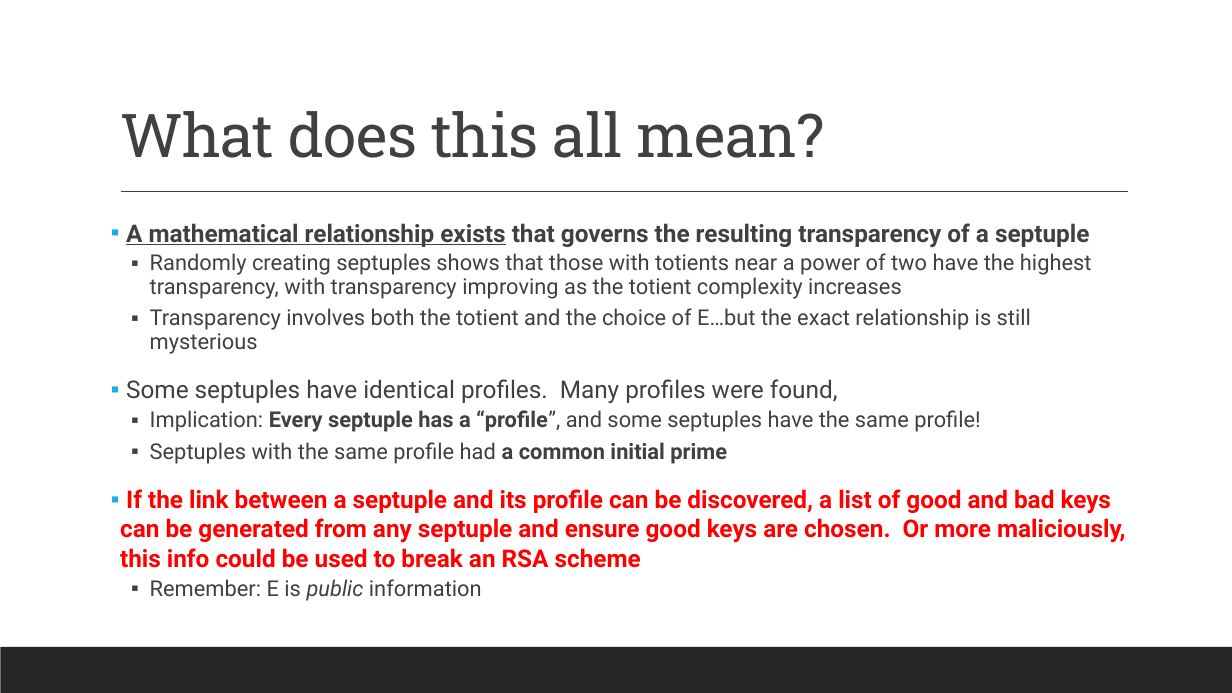
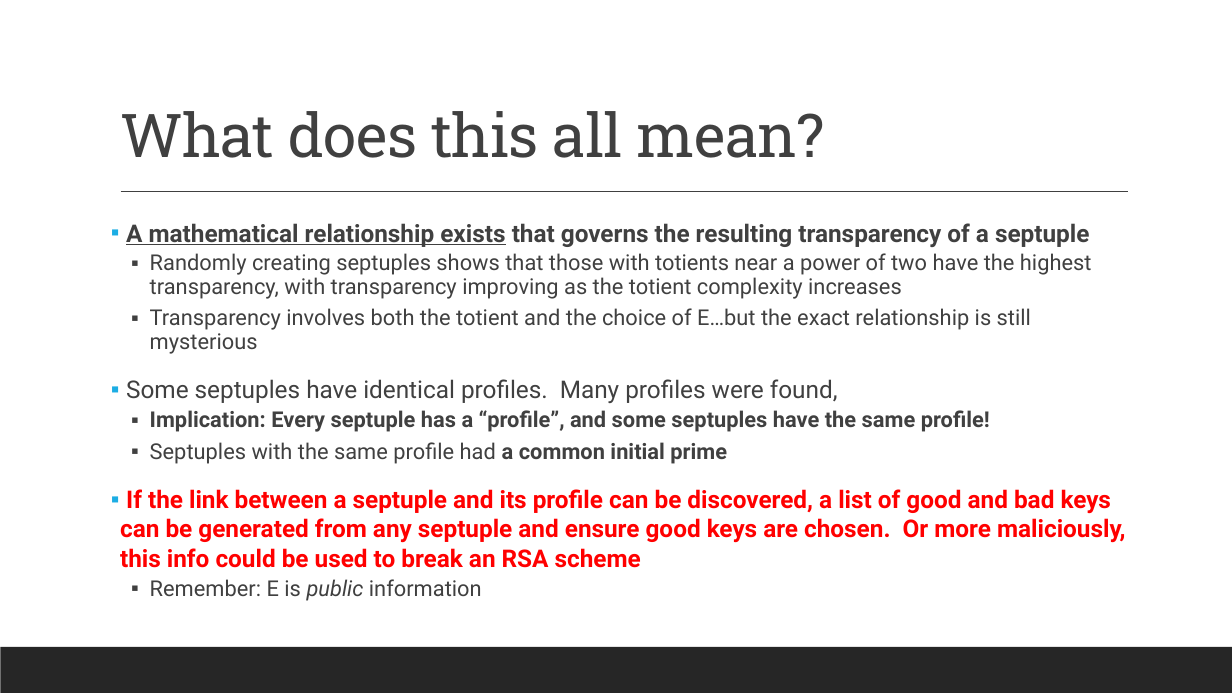
Before and after one commit to aronjschwartz/RSA_Encryption, a slide deck: slide 19 of RSA_Presentations/RSA_Research_Presentation_AronSchwartz.pptx. Drawn at 1232x693 pixels with LibreOffice and Linux fonts; fonts in the diff are those of the drawing. Boxes give left, top, right and bottom in pixels: in the first picture for what was removed or moved away, otherwise in the second. Text is boxed around its words. In the diff, an @@ line names an element or a change of style, - is before the commit and + after.

```diff
--- a/RSA_Presentations/RSA_Research_Presentation_AronSchwartz.pptx
+++ b/RSA_Presentations/RSA_Research_Presentation_AronSchwartz.pptx
@@ text at (150,410,990,432): bold on in "Implication: “profile”, and some septuples have the ..." @@
```
Also in this commit, not shown: 11 other slides changed, 1 slide removed.
